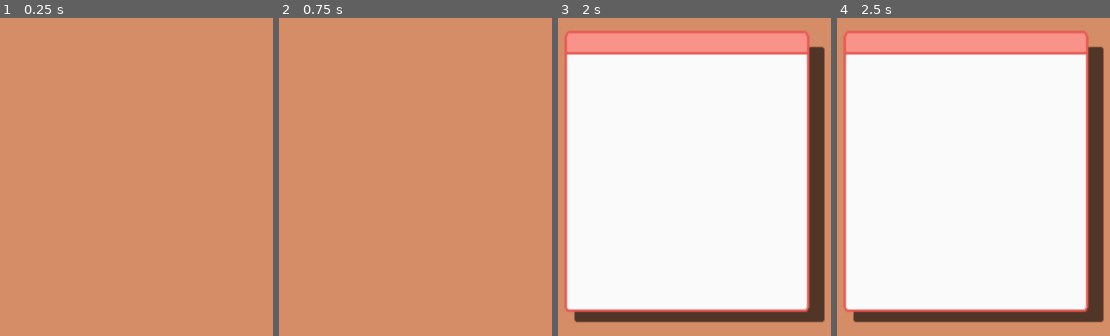
Above: before the commit, frames 1-4 (left to right).
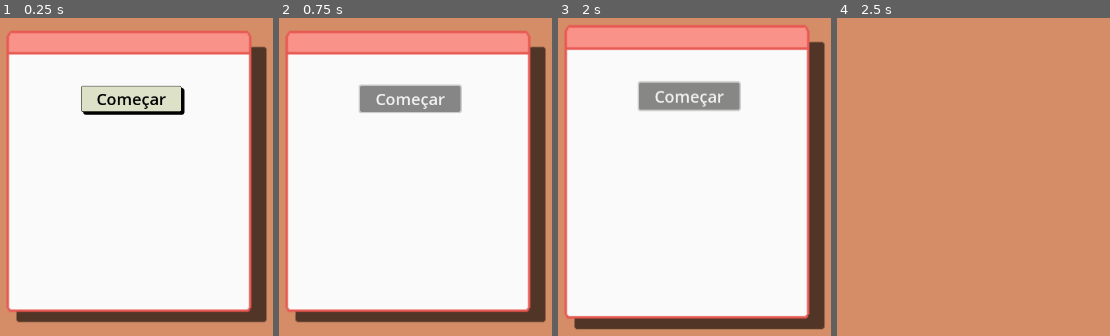
Above: after the commit, the same moments.

Repository: thalestale/NeoTutui
Game: Godot game, scene res://ui/menuprincipal/Menu.tscn
Same seed, same stepped clock (60 frames per second), same inputs: the game is played once before the commit and once after it. Before the commit the project has no main scene; this scene is started directly in both runs.
Inputs (mouse positions are in pixels of both pictures, inside the frame that each line leads up to):
- Up to frame 1 (0.25 s): no input
- Up to frame 2 (0.75 s): click (410, 97) at 0.5 s, where only the run after the commit has a clickable "Começar"
- Up to frame 3 (2 s): click (689, 97) at 1.25 s, where only the run after the commit has a clickable "Começar"
- Up to frame 4 (2.5 s): click (968, 97) at 2 s, where only the run after the commit has a clickable "Começar"

The runs differ from the first frame. In frame 1, 87% of the frame differs, in the area x 2-98%, y 4-96%; in frame 2, 87%; in frame 3, 13%; in frame 4, 87%.
Error before the commit: Invalid call to function 'FECHA' in base 'Node (Anima.gd)'. Expected 2 arguments. (res://ui/menuprincipal/Menu.gd:12)

Commit message:
Refactor dir layout

Diff:
--- a/main/Som.gd
+++ /dev/null
@@ -1,11 +0,0 @@
-extends "res://core/Som.gd"
-
-
-# Called when the node enters the scene tree for the first time.
-func _ready():
-	pass # Replace with function body.
-
-
-# Called every frame. 'delta' is the elapsed time since the previous frame.
-func _process(delta):
-	pass
--- a/main/project.godot
+++ b/main/project.godot
@@ -21,8 +21,14 @@
 [application]
 
 config/name="Neo Tutui"
+run/main_scene="res://ui/menuprincipal/Menu.tscn"
 config/features=PackedStringArray("4.0", "GL Compatibility")
+boot_splash/bg_color=Color(0.0941176, 0, 0.196078, 1)
 config/icon="res://icon.svg"
+
+[audio]
+
+buses/default_bus_layout="res://core/default_bus_layout.tres"
 
 [autoload]
 
--- a/main/ui/menuprincipal/Menu.gd
+++ b/main/ui/menuprincipal/Menu.gd
@@ -1,7 +1,7 @@
 extends Control
 
 
-# Called when the node enters the scene tree for the first time.
+
 func _ready():
 	await get_tree().create_timer(1.0).timeout
 
@@ -9,4 +9,4 @@
 
 	await get_tree().create_timer(1.0).timeout
 
-	get_node("/root/Anima").FECHA($Janela)
+	get_node("/root/Anima").FECHA($Janela, "som")
--- a/main/ui/menuprincipal/Menu.tscn
+++ b/main/ui/menuprincipal/Menu.tscn
@@ -1,7 +1,17 @@
-[gd_scene load_steps=3 format=3 uid="uid://vg3uvj5ph8fn"]
+[gd_scene load_steps=6 format=3 uid="uid://vg3uvj5ph8fn"]
 
 [ext_resource type="Script" path="res://ui/menuprincipal/Menu.gd" id="1_6hd4u"]
 [ext_resource type="Texture2D" uid="uid://b20arqq6bderd" path="res://ui/menuprincipal/Janela.png" id="1_fchwu"]
+[ext_resource type="StyleBox" uid="uid://dherij6stbr2" path="res://ui/theme/bt_normal.tres" id="3_yu6fl"]
+
+[sub_resource type="FontVariation" id="FontVariation_h4jv6"]
+
+[sub_resource type="Theme" id="Theme_c6bf0"]
+Button/colors/font_color = Color(0, 0, 0, 1)
+Button/colors/icon_normal_color = Color(0, 0, 0, 1)
+Button/font_sizes/font_size = 26
+Button/fonts/font = SubResource("FontVariation_h4jv6")
+Button/styles/normal = ExtResource("3_yu6fl")
 
 [node name="Control" type="Control"]
 layout_mode = 3
@@ -34,7 +44,6 @@
 offset_bottom = 20.0
 grow_horizontal = 2
 grow_vertical = 2
-scale = Vector2(1, 1e-05)
 
 [node name="Jan" type="TextureRect" parent="Janela"]
 layout_mode = 1
@@ -52,3 +61,12 @@
 scale = Vector2(2, 2)
 pivot_offset = Vector2(128, 128)
 texture = ExtResource("1_fchwu")
+
+[node name="Button" type="Button" parent="Janela"]
+layout_mode = 0
+offset_left = -57.0
+offset_top = -118.0
+offset_right = 104.0
+offset_bottom = -76.0
+theme = SubResource("Theme_c6bf0")
+text = "Começar"
--- /dev/null
+++ b/main/ui/theme/bt_normal.tres
@@ -0,0 +1,17 @@
+[gd_resource type="StyleBoxFlat" format=3 uid="uid://dherij6stbr2"]
+
+[resource]
+bg_color = Color(0.866667, 0.882353, 0.780392, 1)
+border_width_left = 1
+border_width_top = 1
+border_width_right = 1
+border_width_bottom = 1
+border_color = Color(0, 0, 0, 1)
+corner_radius_top_left = 4
+corner_radius_top_right = 4
+corner_radius_bottom_right = 4
+corner_radius_bottom_left = 4
+shadow_color = Color(0, 0, 0, 1)
+shadow_size = 1
+shadow_offset = Vector2(4.196, 4.033)
+anti_aliasing = false
Renamed: main/default_bus_layout.tres -> main/core/default_bus_layout.tres
